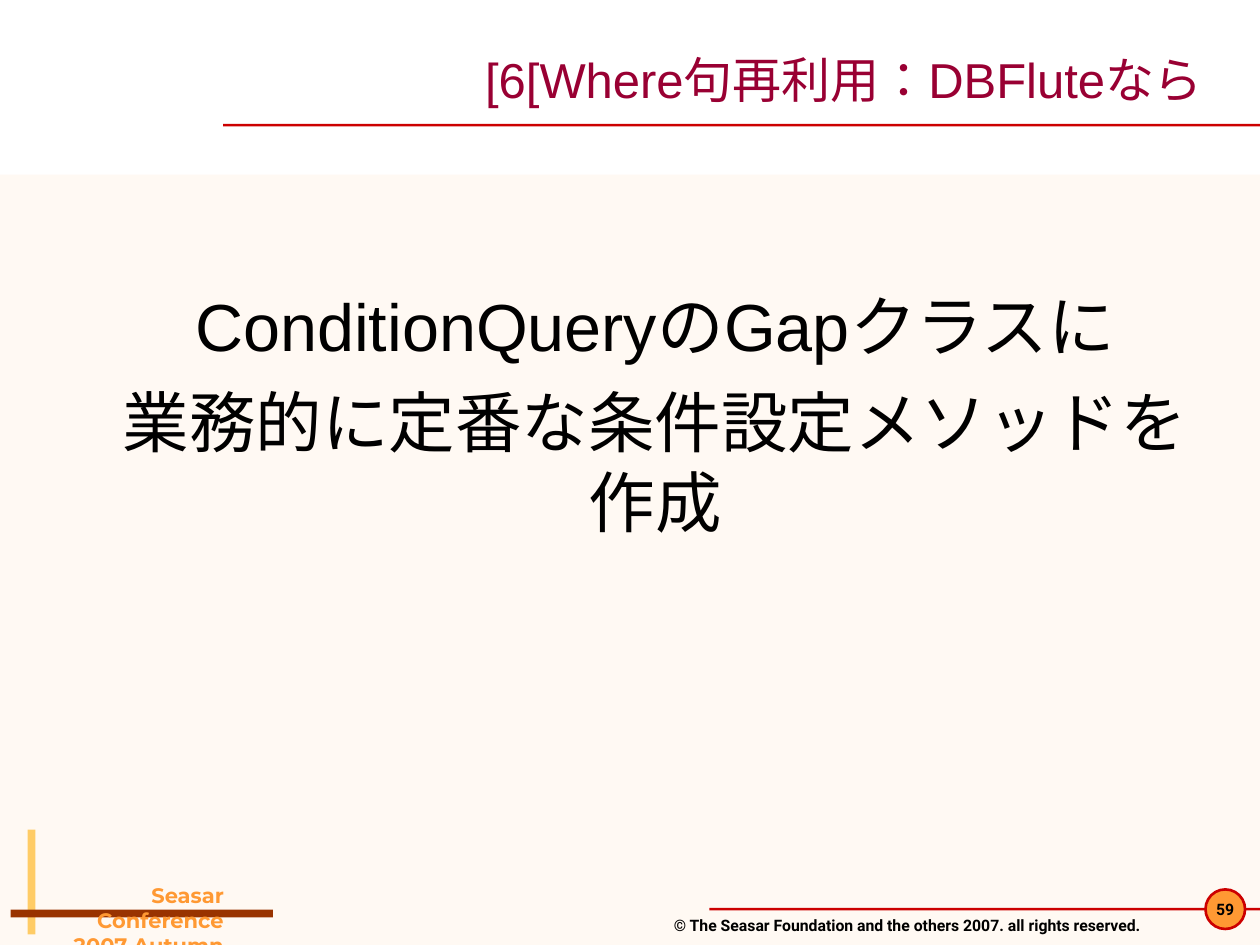
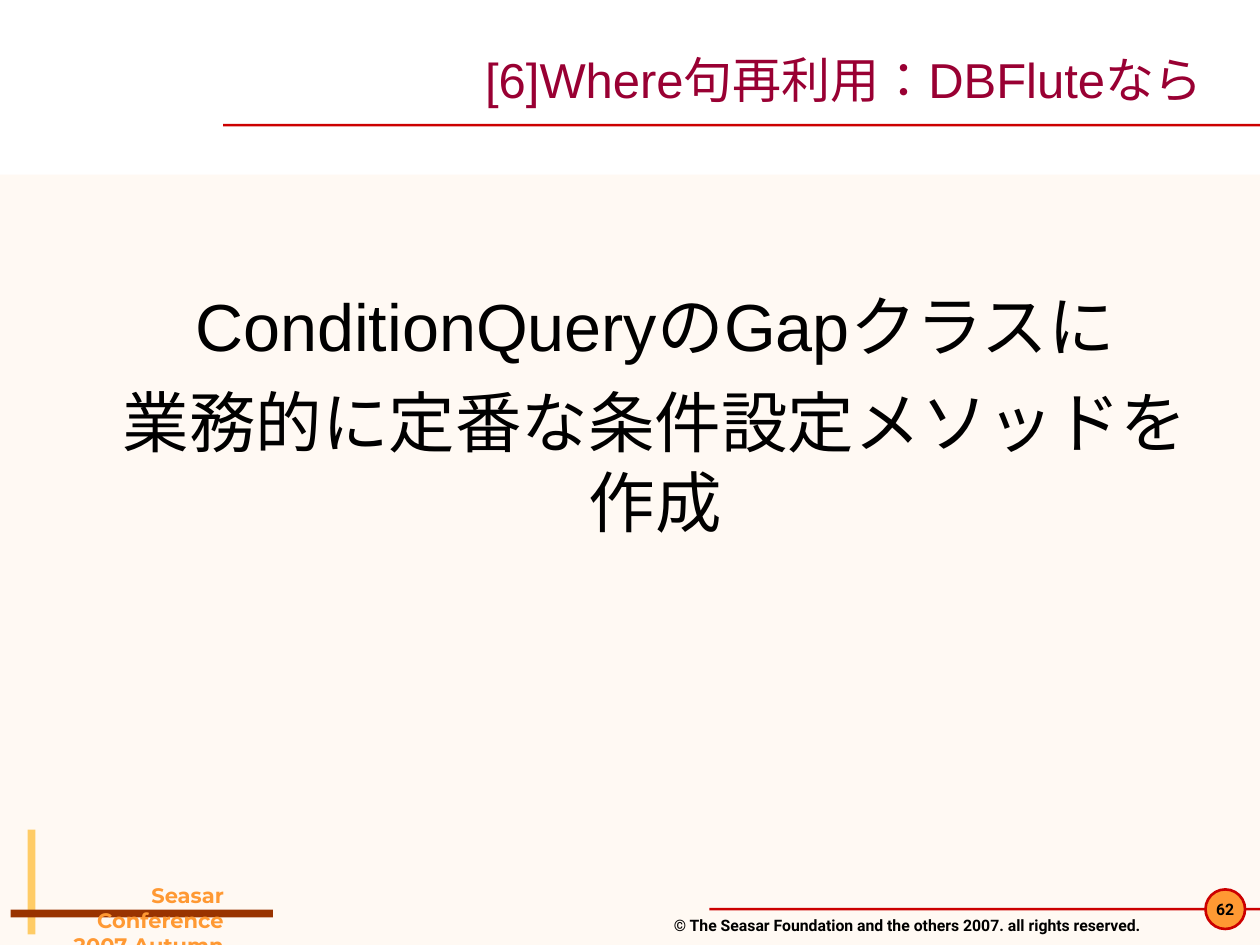
Before and after one commit to seasarorg/dbflute, a slide deck: slide 62 of dbflute/etc/doc/pres/sc2007a_2-DBFlute.ppt (slide 59 before the commit). Drawn at 1260x945 pixels with LibreOffice and Linux fonts; fonts in the diff are those of the drawing; background and template pictures are left out. Boxes give left, top, right and bottom in pixels: in the first picture for what was removed or moved away, otherwise in the second. Text is boxed around its words. In the diff, an @@ line names an element or a change of style, - is before the commit and + after.

```diff
--- a/dbflute/etc/doc/pres/sc2007a_2-DBFlute.ppt
+++ b/dbflute/etc/doc/pres/sc2007a_2-DBFlute.ppt
@@ title at (485, 59, 1203, 108): text changed @@
-[6[Where句再利用：DBFluteなら
+[6]Where句再利用：DBFluteなら
@@ page number at (1216, 903, 1234, 915): text changed @@
-59
+62
```
Also in this commit, not shown: 18 other slides changed, 3 slides added.
